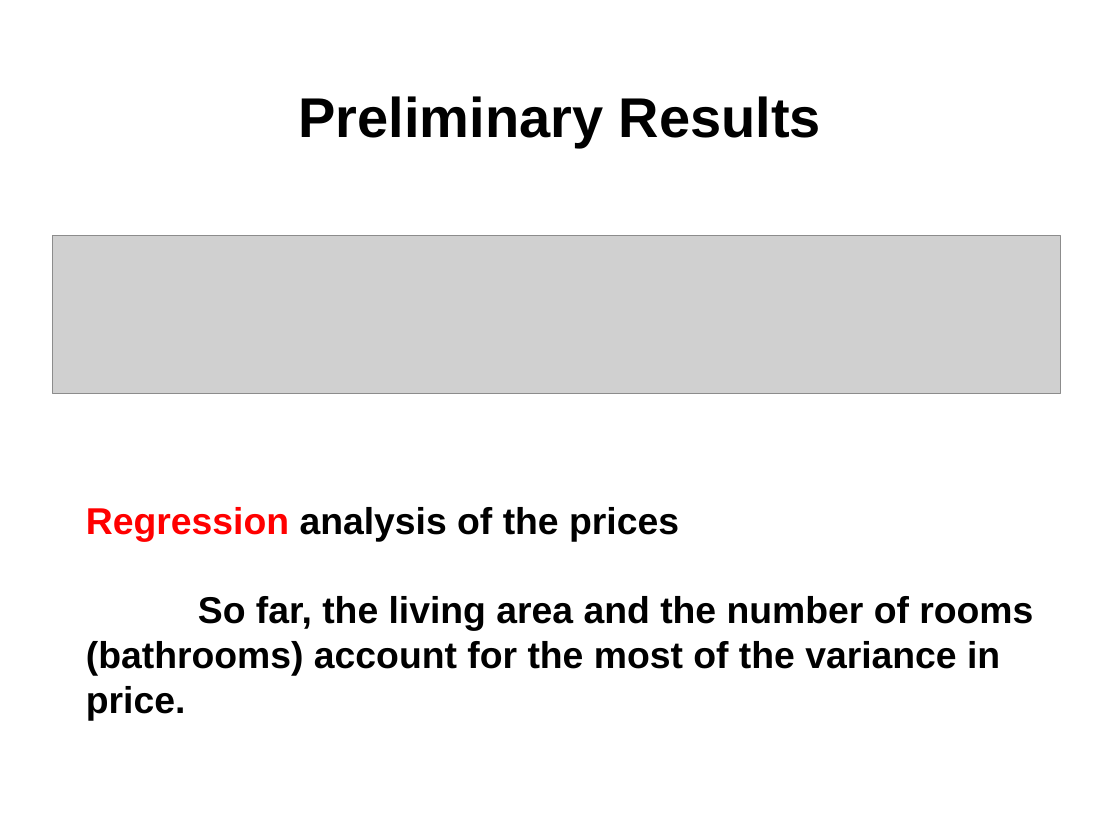
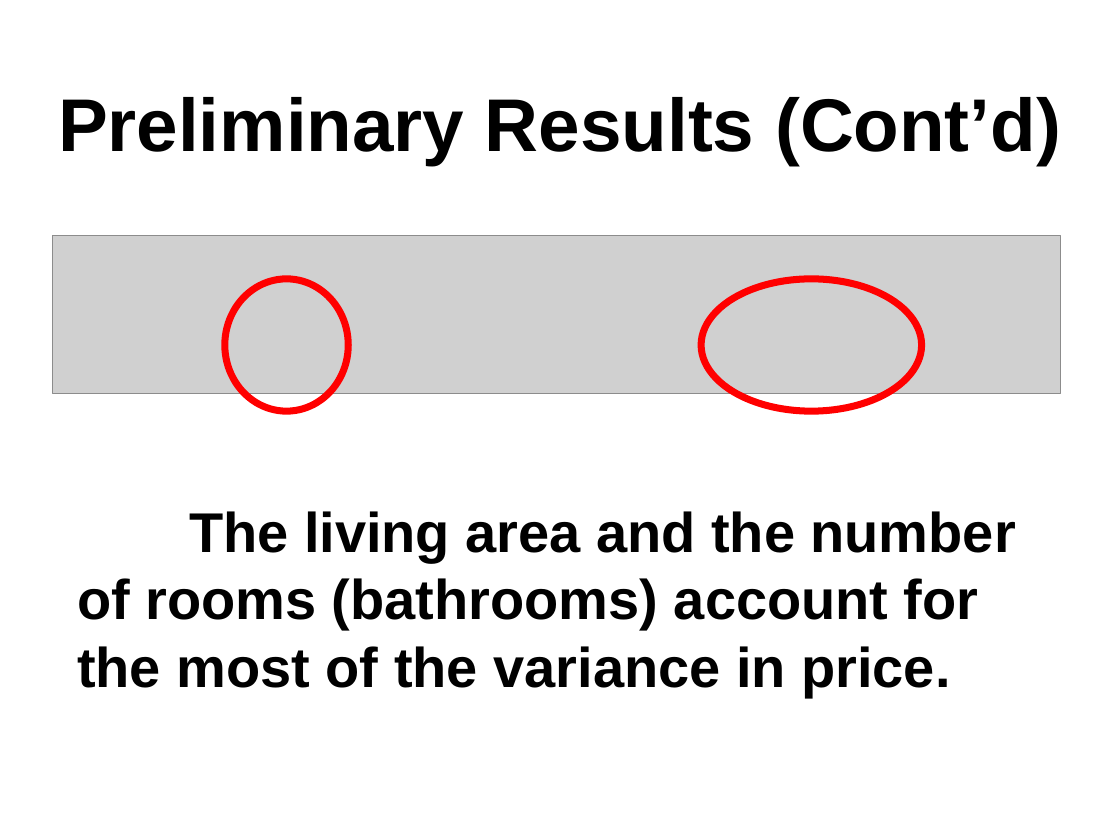
Before and after one commit to npow/centris, a slide deck: slide 6 of presentation/DaveNissanEmil2014MachineLearning.pptx. Drawn at 1120x840 pixels with LibreOffice and Linux fonts; fonts in the diff are those of the drawing; grey boxes stand for pictures. Boxes give left, top, right and bottom in pixels: in the first picture for what was removed or moved away, otherwise in the second. Text is boxed around its words. In the diff, an @@ line names an element or a change of style, - is before the commit and + after.

```diff
--- a/presentation/DaveNissanEmil2014MachineLearning.pptx
+++ b/presentation/DaveNissanEmil2014MachineLearning.pptx
@@ text at <box>58,97,1061,165</box>: text changed; size 36 to 48 pt @@
-Preliminary Results
+Preliminary Results (Cont’d)
@@ ellipse added at <box>225,279,348,411</box>, outline #FF0000 4.5 pt @@
@@ ellipse added at <box>701,279,922,411</box>, outline #FF0000 4.5 pt @@
@@ text at <box>77,511,1016,696</box>: text changed; size 24 to 36 pt @@
-Regression analysis of the prices
-So far, the living area and the number of rooms (bathrooms) account for the most of the variance in price.
+The living area and the number of rooms (bathrooms) account for the most of the variance in price.
```
Also in this commit, not shown: 4 other slides changed, 1 other file.
